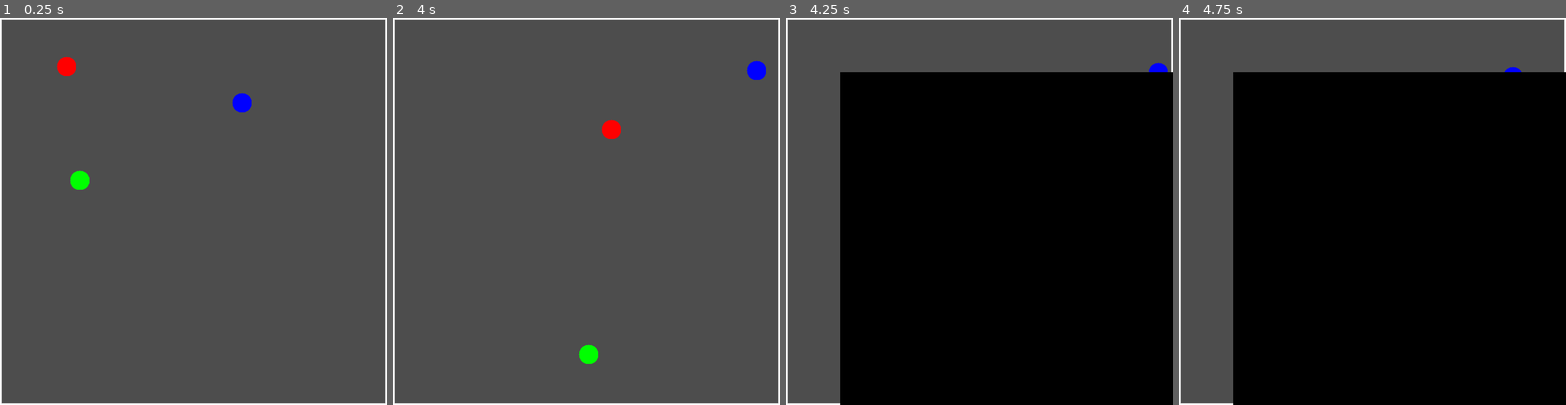
Above: before the commit, frames 1-4 (left to right).
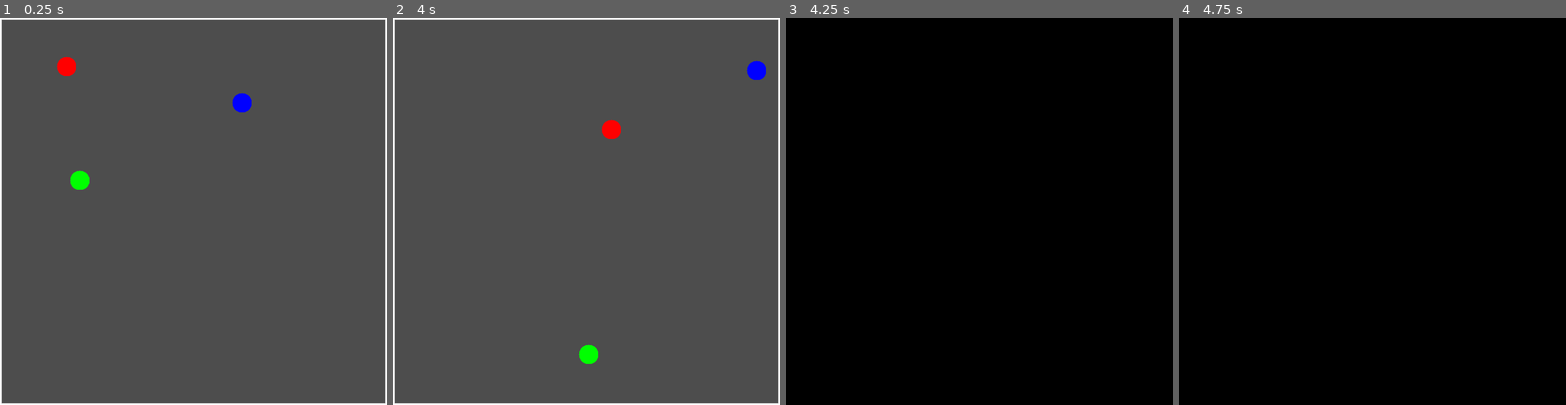
Above: after the commit, the same moments.

Repository: AdrienUfferte/balls_videos_generator
Game: Godot game, scene res://Main.tscn
Same seed, same stepped clock (60 frames per second), same inputs: the game is played once before the commit and once after it.
Inputs:
- Up to frame 1 (0.25 s): no input
- Up to frame 2 (4 s): no input
- Up to frame 3 (4.25 s): no input
- Up to frame 4 (4.75 s): no input

Frames 1-2 are identical in both runs. In frame 3, 26% of the frame differs, in the area x 0-100%, y 0-100%; in frame 4, 26%.

Commit message:
Ensure black screen is always placed correctly

Diff:
--- a/Main.gd
+++ b/Main.gd
@@ -50,6 +50,7 @@
 	var scale_x: float = viewport_size.x / tex_size.x
 	var scale_y: float = viewport_size.y / tex_size.y
 	sprite.scale = Vector2(scale_x, scale_y)
+	sprite.position = viewport_size / 2
 
 
 func _spawn_balls() -> void:
--- a/Main.tscn
+++ b/Main.tscn
@@ -18,4 +18,3 @@
 [node name="BlackScreen" type="Sprite2D" parent="CanvasLayer"]
 unique_name_in_owner = true
 visible = false
-position = Vector2(512, 512)
